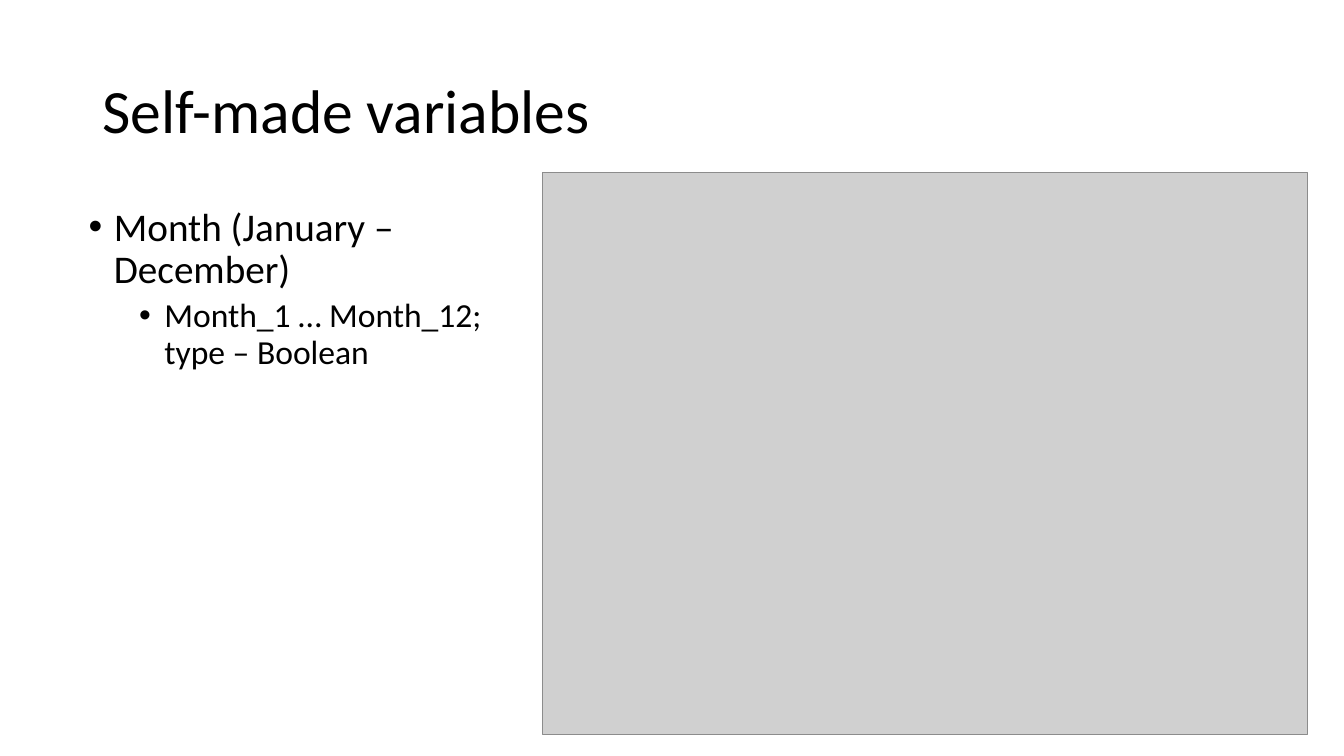
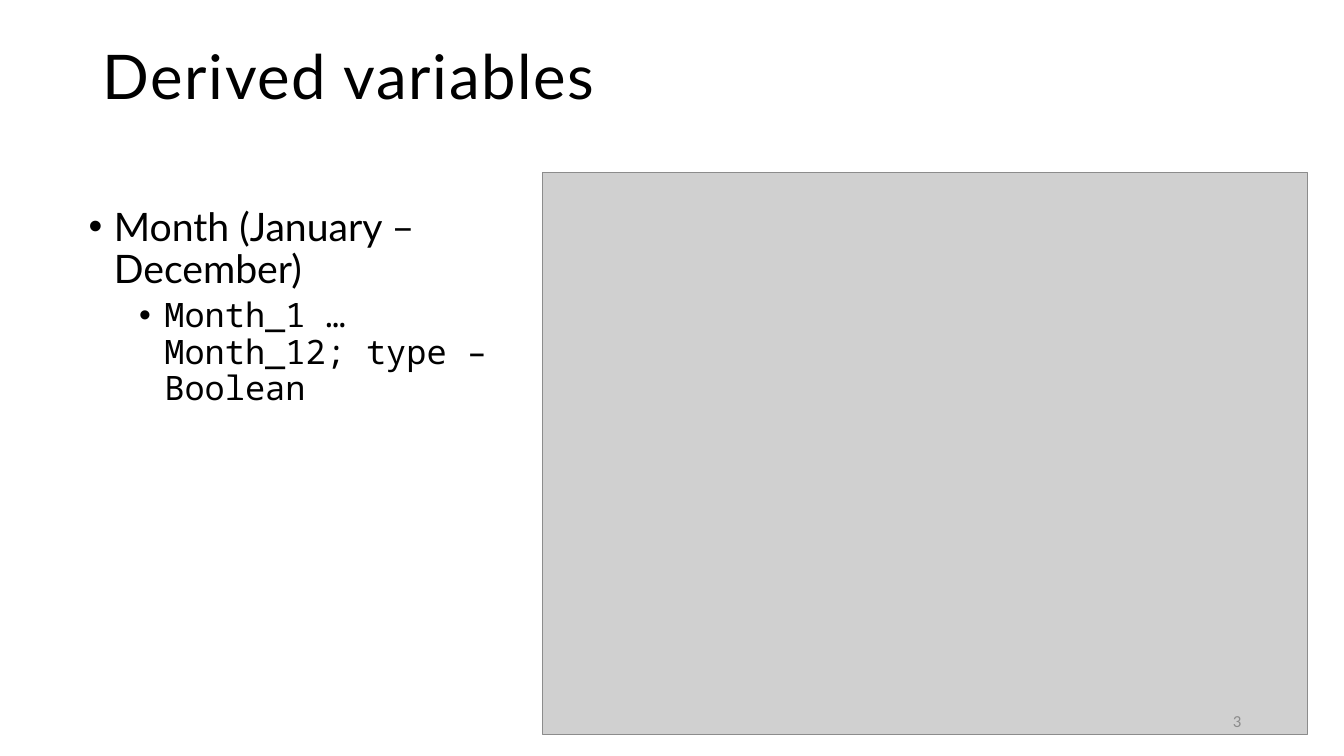
Before and after one commit to tobiassae/datasciencebakery-group-2, a slide deck: slide 3 of 4_Presentation/Bakery sales predictions.pptx. Drawn at 1344x756 pixels with LibreOffice and Linux fonts; fonts in the diff are those of the drawing; grey boxes stand for pictures. Boxes give left, top, right and bottom in pixels: in the first picture for what was removed or moved away, otherwise in the second. Text is boxed around its words. In the diff, an @@ line names an element or a change of style, - is before the commit and + after.

```diff
--- a/4_Presentation/Bakery sales predictions.pptx
+++ b/4_Presentation/Bakery sales predictions.pptx
@@ text added at <box>102,53,595,100</box>, 44 pt, text #000000 @@
+Derived variables
@@ title removed at <box>102,90,590,134</box> @@
-Self-made variables
@@ text "Month (January – December)" at <box>114,210,447,401</box>: font Calibri to Lato in "Month (January – December)"; font Calibri to Noto Sans Mono in "Month_1 … Month_12; type – Boolean" @@
@@ page number added at <box>1233,716,1241,727</box>, 12 pt, text #8C8C8C @@
+3
```
Also in this commit, not shown: 9 other slides changed, 1 other file.
